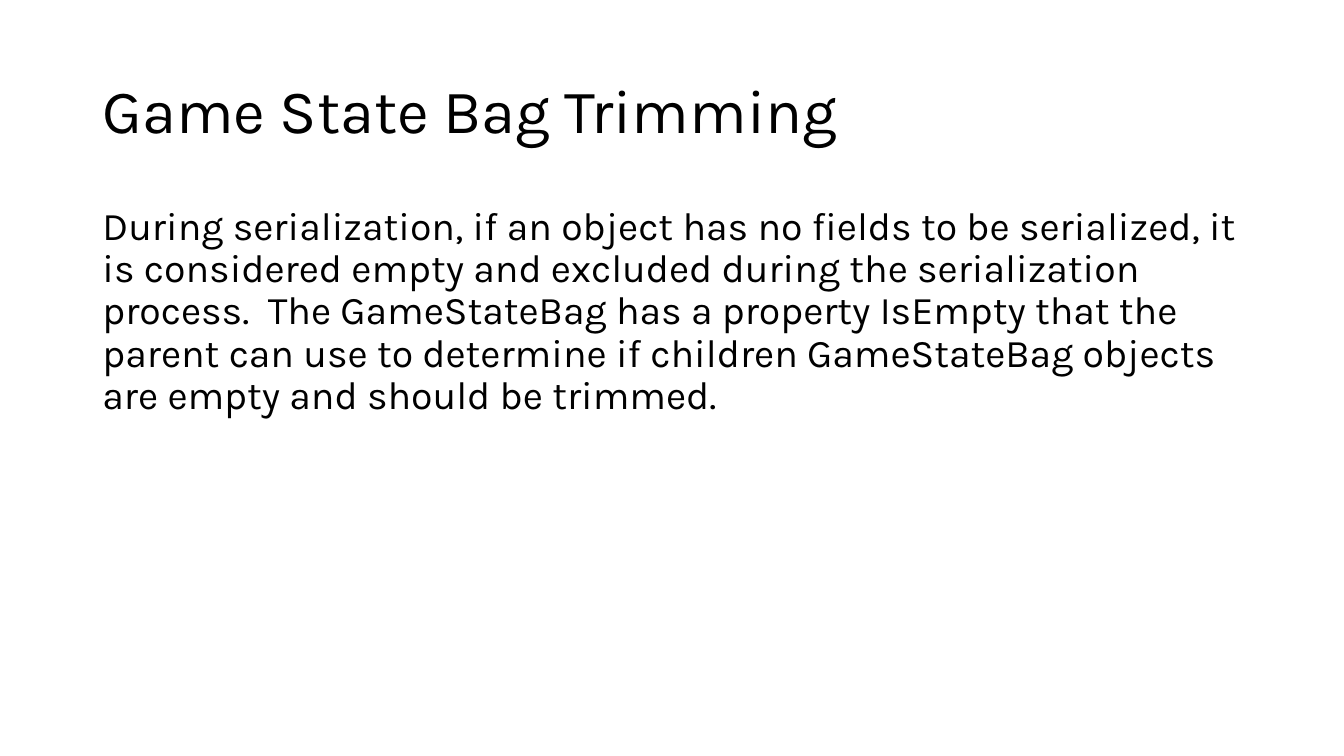
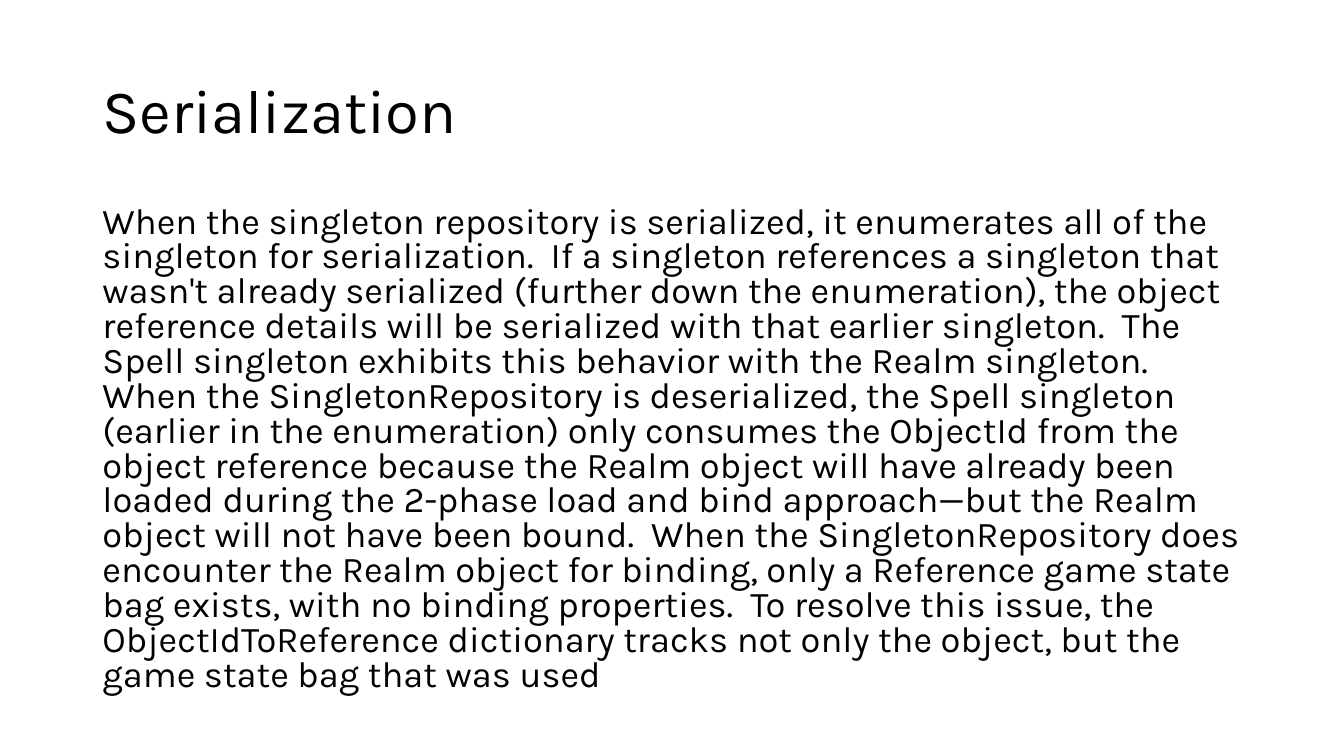
Before and after one commit to marcjohnston/AngbandOS, a slide deck: slide 9 of Documents/Object Property Design and Binding.pptx. Drawn at 1344x756 pixels with LibreOffice and Linux fonts; fonts in the diff are those of the drawing. Boxes give left, top, right and bottom in pixels: in the first picture for what was removed or moved away, otherwise in the second. Text is boxed around its words. In the diff, an @@ line names an element or a change of style, - is before the commit and + after.

```diff
--- a/Documents/Object Property Design and Binding.pptx
+++ b/Documents/Object Property Design and Binding.pptx
@@ title at <box>102,90,456,134</box>: text changed @@
-Game State Bag Trimming
+Serialization
@@ text at <box>102,209,1239,696</box>: text changed; size 28 to 25.9 pt @@
-During serialization, if an object has no fields to be serialized, it is considered empty and excluded during the serialization process. The GameStateBag has a property IsEmpty that the parent can use to determine if children GameStateBag objects are empty and should be trimmed.
+When the singleton repository is serialized, it enumerates all of the singleton for serialization. If a singleton references a singleton that wasn't already serialized (further down the enumeration), the object reference details will be serialized with that earlier singleton. The Spell singleton exhibits this behavior with the Realm singleton. When the SingletonRepository is deserialized, the Spell singleton (earlier in the enumeration) only consumes the ObjectId from the object reference because the Realm object will have already been loaded during the 2-phase load and bind approach—but the Realm object will not have been bound. When the SingletonRepository does encounter the Realm object for binding, only a Reference game state bag exists, with no binding properties. To resolve this issue, the ObjectIdToReference dictionary tracks not only the object, but the game state bag that was used
```
Also in this commit, not shown: 1 slide added, 1 other file.
